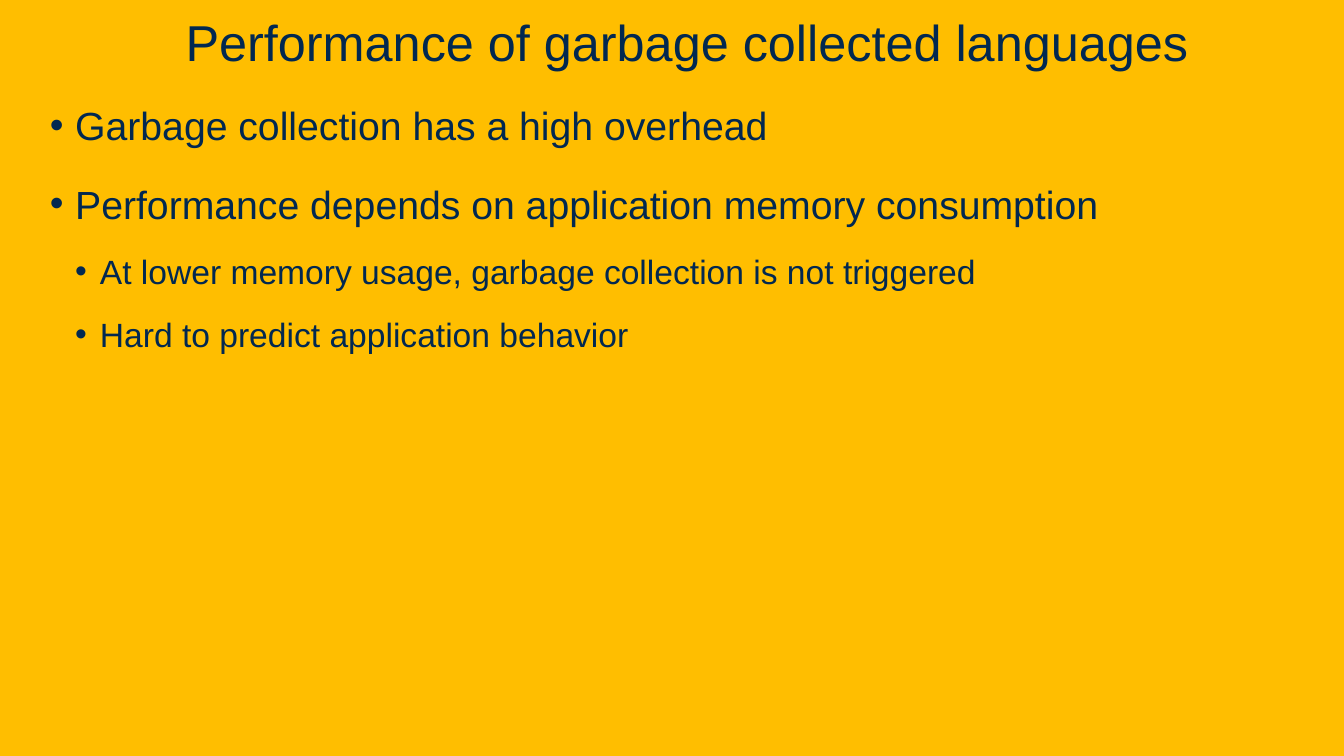
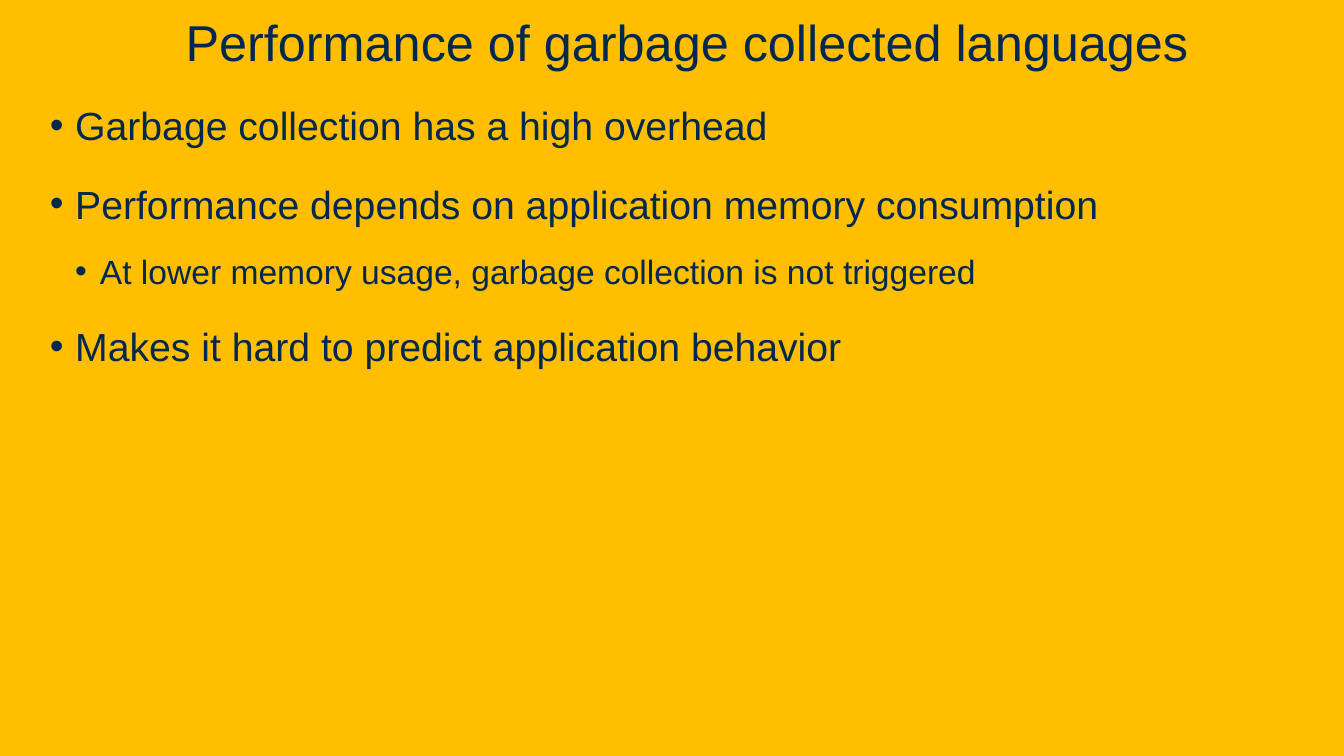
Before and after one commit to davsec-teaching/ECS160-Winter2025, a slide deck: slide 104 of slides/9_software_security.pptx (slide 96 before the commit). Drawn at 1344x756 pixels with LibreOffice and Linux fonts; fonts in the diff are those of the drawing; background and template pictures are left out. Boxes give left, top, right and bottom in pixels: in the first picture for what was removed or moved away, otherwise in the second. Text is boxed around its words. In the diff, an @@ line names an element or a change of style, - is before the commit and + after.

```diff
--- a/slides/9_software_security.pptx
+++ b/slides/9_software_security.pptx
@@ text at (75,332,841,369): text changed; size 24 to 28 pt @@
-  • Hard to predict application behavior
+• Makes it hard to predict application behavior
```
Also in this commit, not shown: 9 other slides changed, 16 slides added.
